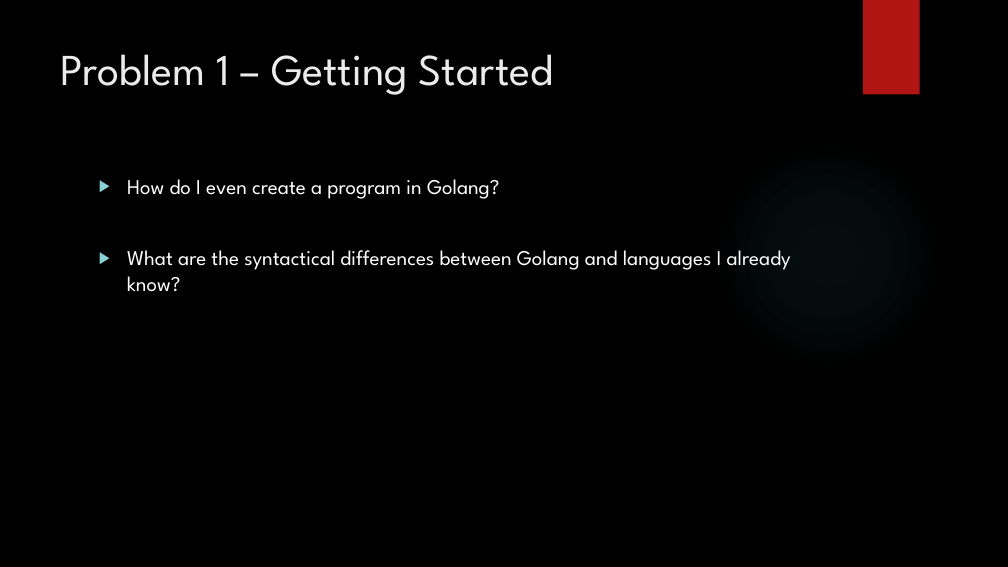
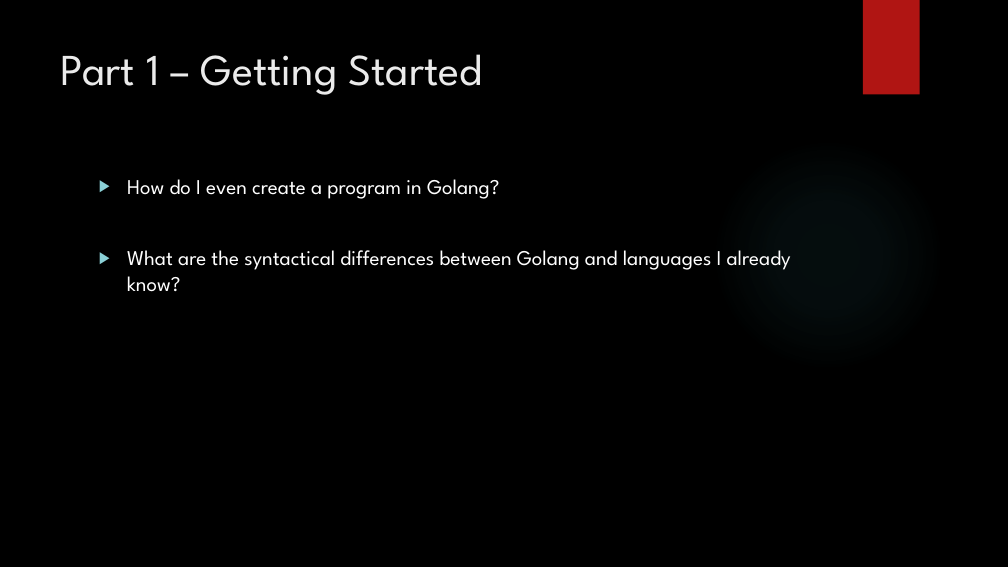
Before and after one commit to jaminologist/GopherLife, a slide deck: slide 5 of GopherLife.pptx (slide 6 before the commit). Drawn at 1008x567 pixels with LibreOffice and Linux fonts; fonts in the diff are those of the drawing; background and template pictures are left out. Boxes give left, top, right and bottom in pixels: in the first picture for what was removed or moved away, otherwise in the second. Text is boxed around its words. In the diff, an @@ line names an element or a change of style, - is before the commit and + after.

```diff
--- a/GopherLife.pptx
+++ b/GopherLife.pptx
@@ title at bbox=[61, 54, 482, 95]: text changed @@
-Problem 1 – Getting Started
+Part 1 – Getting Started
```
Also in this commit, not shown: 5 other slides changed, 4 slides added, 5 slides removed, 3 other files.
